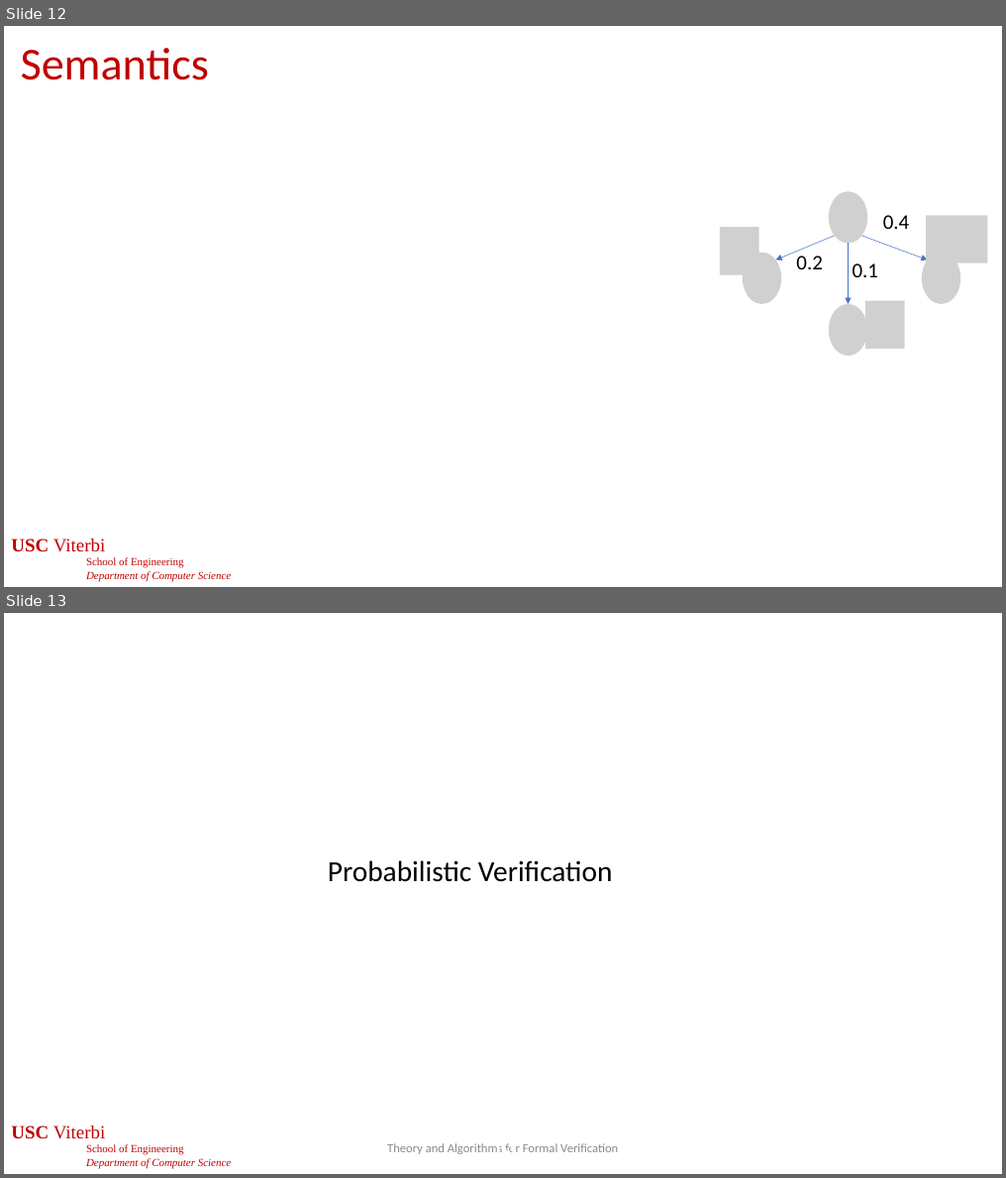
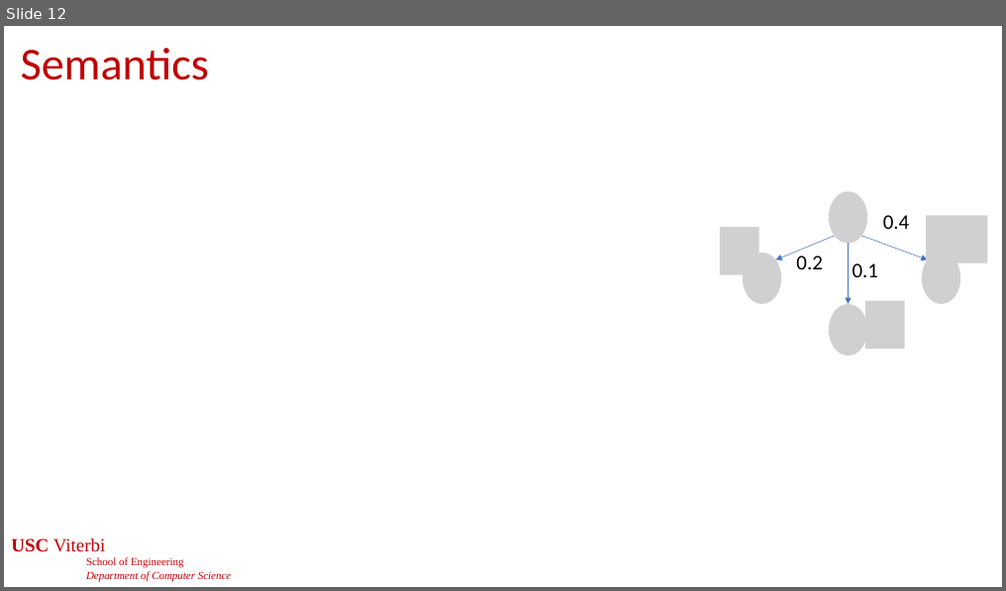
Before and after one commit to jdeshmukh/jdeshmukh.github.io, a slide deck: teaching/cs513-autocps-fall-2024/slides/ProbabilisticModels.pptx. Shown one above the other, each under a label of ours: slides 12 and 13 before the commit, slide 12 after it. The pictures are 1006x1178 and 1006x591 pixels, drawn with LibreOffice and Linux fonts; fonts in the diff are those of the drawing; grey boxes stand for pictures; background and template pictures are left out. Boxes give left, top, right and bottom in pixels: in the first picture for what was removed or moved away, otherwise in the second. Text is boxed around its words. In the diff, an @@ line names an element or a change of style, - is before the commit and + after.

```diff
--- a/teaching/cs513-autocps-fall-2024/slides/ProbabilisticModels.pptx
+++ b/teaching/cs513-autocps-fall-2024/slides/ProbabilisticModels.pptx
@@ slide 13 removed at box(4, 613, 1002, 1174), background #FFFFFF; not listed: 1 template element that a slide beside it also shows @@
@@ text removed at box(328, 861, 613, 882) @@
-Probabilistic Verification
@@ text removed at box(387, 1144, 618, 1155) @@
-Theory and Algorithms for Formal Verification
@@ page number removed at box(491, 1144, 517, 1153) @@
-13
```
Also in this commit, not shown: 1 slide changed, 22 other slides removed, 1 other file.
